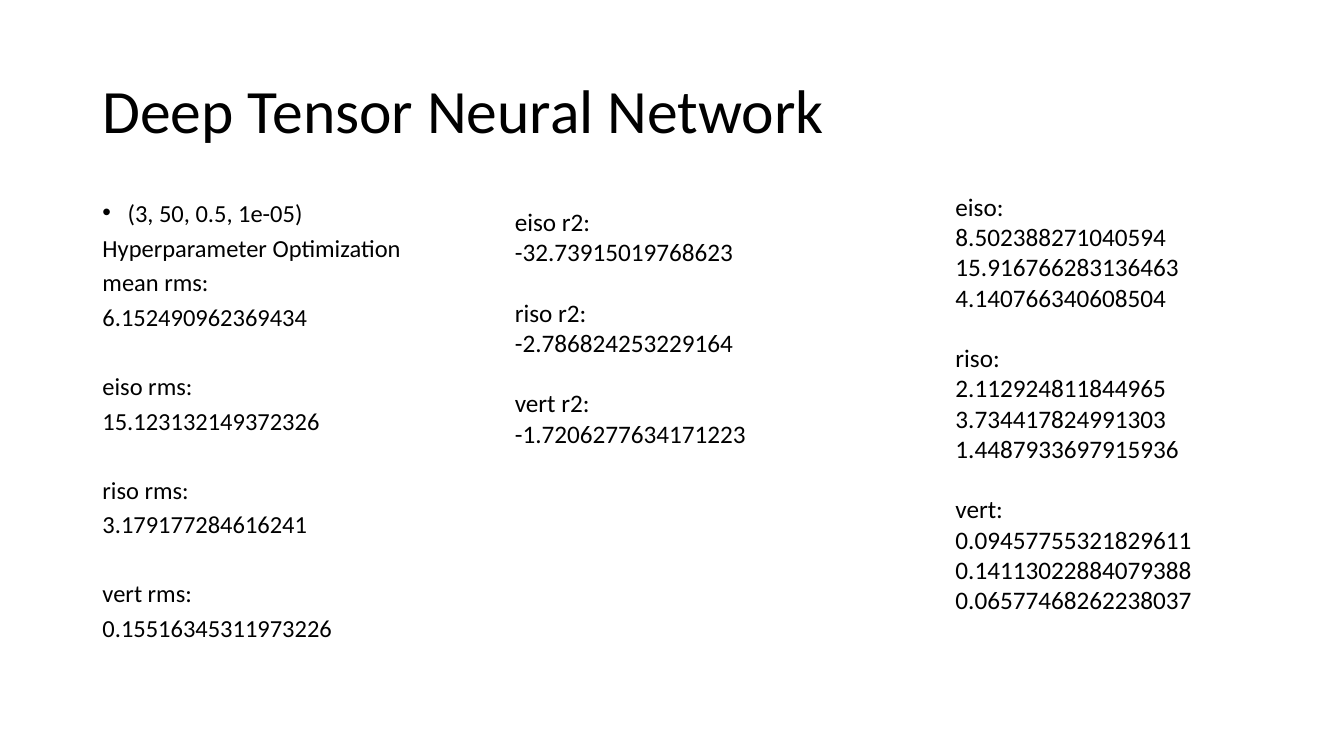
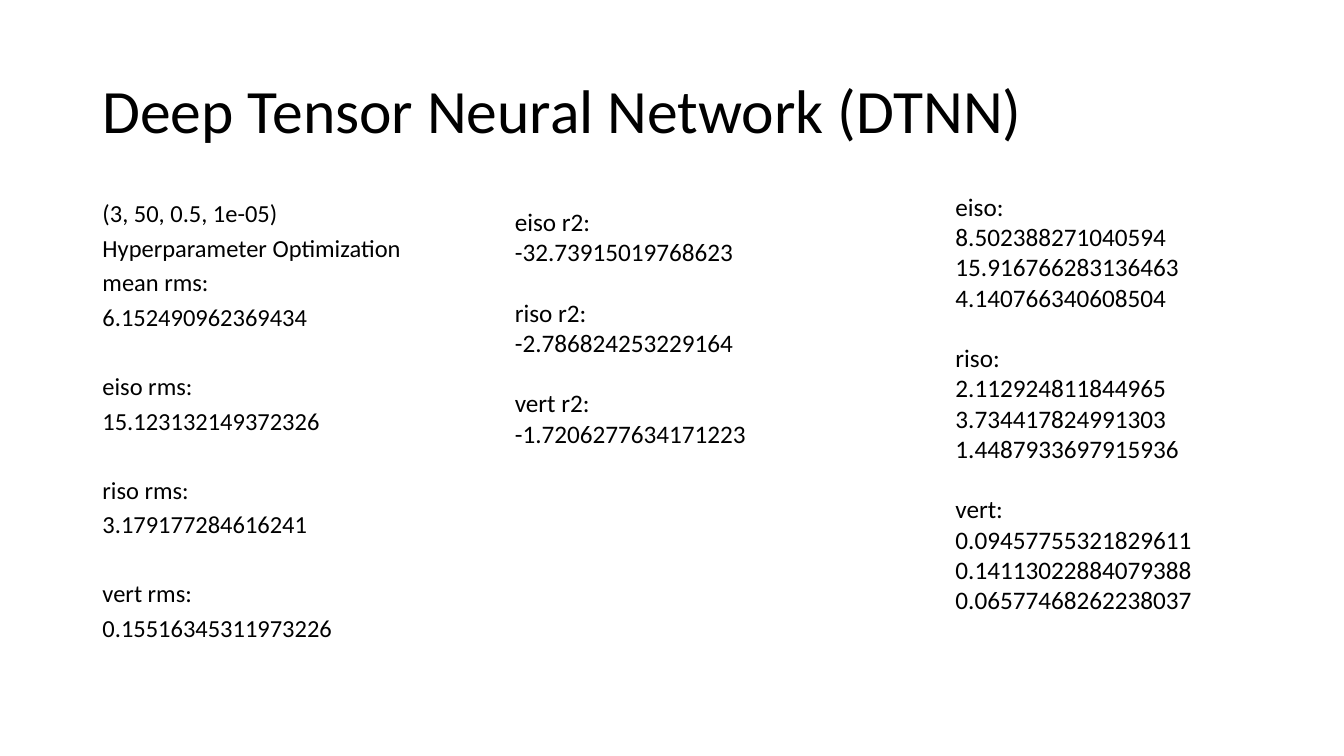
Before and after one commit to Ian-McCleary/chem-ml-research, a slide deck: slide 9 of statsreport.pptx. Drawn at 1344x756 pixels with LibreOffice and Linux fonts; fonts in the diff are those of the drawing. Boxes give left, top, right and bottom in pixels: in the first picture for what was removed or moved away, otherwise in the second. Text is boxed around its words. In the diff, an @@ line names an element or a change of style, - is before the commit and + after.

```diff
--- a/statsreport.pptx
+++ b/statsreport.pptx
@@ title at bbox=[102, 88, 1022, 143]: text changed @@
-Deep Tensor Neural Network
+Deep Tensor Neural Network (DTNN)
@@ text at bbox=[102, 204, 277, 226]: bullet • to none @@
```
Also in this commit, not shown: 2 other slides changed, 9 slides added, 6 other files.
